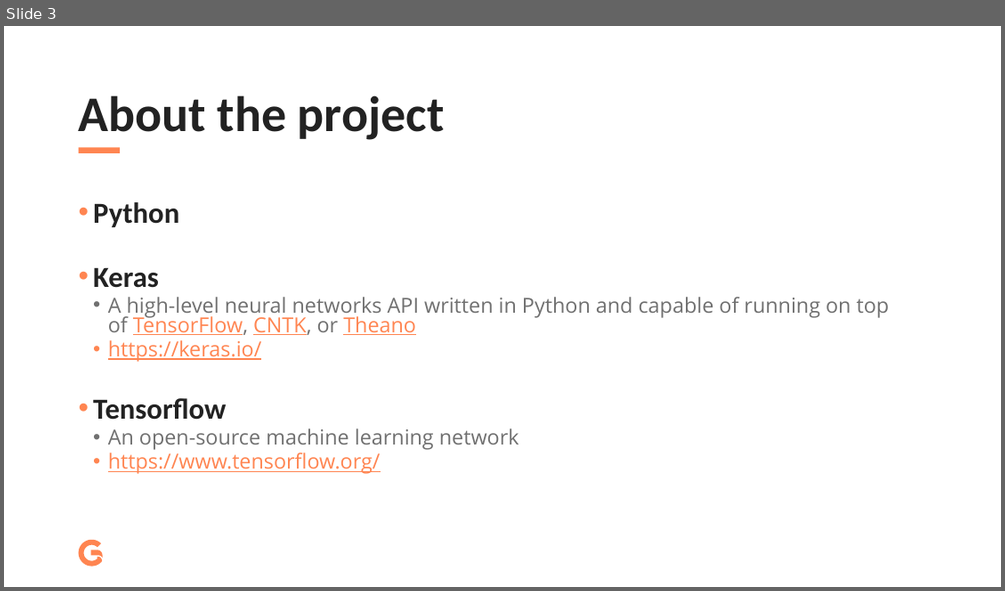
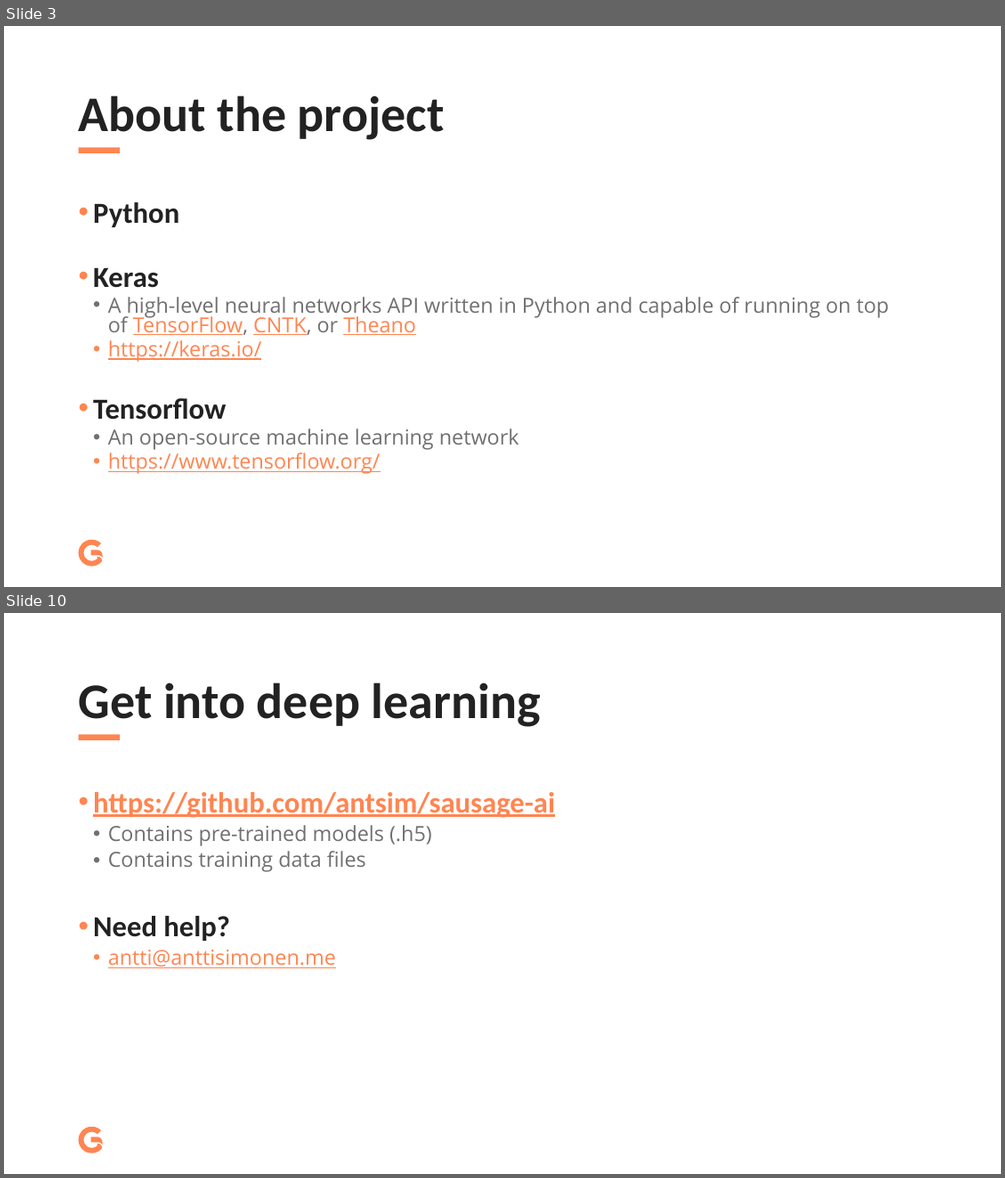
Before and after one commit to antsim/sausage-ai, a slide deck: presentation.pptx. Shown one above the other, each under a label of ours: slide 3 before the commit, slides 3 and 10 after it; the slides between them are not shown. The pictures are 1005x591 and 1005x1178 pixels, drawn with LibreOffice and Linux fonts; fonts in the diff are those of the drawing. Boxes give left, top, right and bottom in pixels: in the first picture for what was removed or moved away, otherwise in the second. Text is boxed around its words. In the diff, an @@ line names an element or a change of style, - is before the commit and + after.

```diff
--- a/presentation.pptx
+++ b/presentation.pptx
@@ slide 10 added at bbox=[4, 613, 1001, 1174], background #FFFFFF; not listed: 2 template elements that a slide beside it also shows @@
@@ title added at bbox=[79, 682, 541, 727], 48 pt, text #222222, bold @@
+Get into deep learning
@@ text added at bbox=[93, 792, 555, 968], 20 pt, text #FF8551 @@
+• https://github.com/antsim/sausage-ai
+  • Contains pre-trained models (.h5)
+  • Contains training data files
+• Need help?
+  • antti@anttisimonen.me
```
Also in this commit, not shown: 1 slide changed, 5 other slides added, 1 other file.
